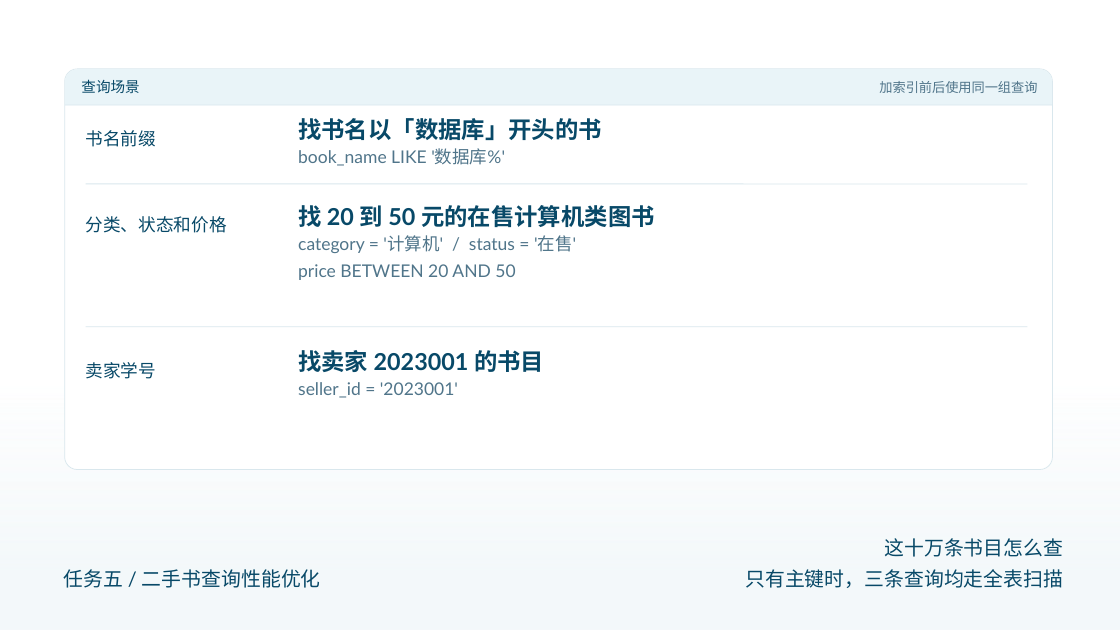
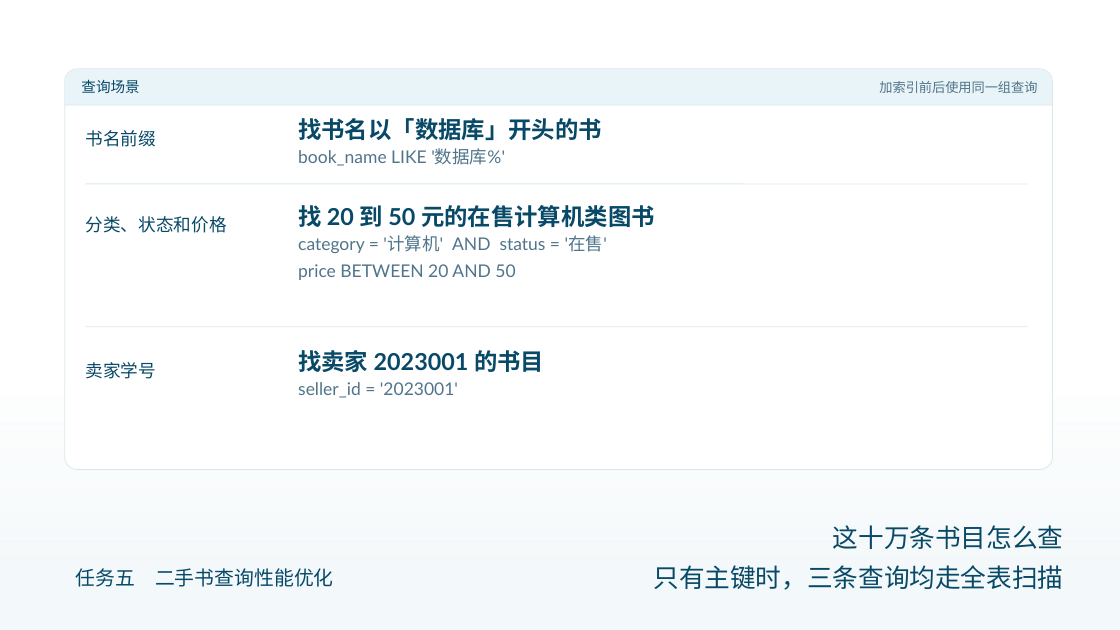
Before and after one commit to AurLemon/pageslip-demo, a slide deck: slide 3 of presentations/task-5-query-optimization.pptx. Drawn at 1120x630 pixels with LibreOffice and Linux fonts; fonts in the diff are those of the drawing. Boxes give left, top, right and bottom in pixels: in the first picture for what was removed or moved away, otherwise in the second. Text is boxed around its words. In the diff, an @@ line names an element or a change of style, - is before the commit and + after.

```diff
--- a/presentations/task-5-query-optimization.pptx
+++ b/presentations/task-5-query-optimization.pptx
@@ text at (298,235,607,253): text changed @@
-category = '计算机' / status = '在售'
+category = '计算机' AND status = '在售'
@@ text "这十万条书目怎么查" at (833,525,1064,549): size 17 to 22 pt @@
@@ text "这十万条书目怎么查": place and size @@
-text "这十万条书目怎么查" at (885,538,1064,557)
+text "这十万条书目怎么查" at (833,525,1064,549)
@@ text at (76,568,334,587): text changed @@
-任务五 / 二手书查询性能优化
+任务五 二手书查询性能优化
@@ text "只有主键时，三条查询均走全表扫描" at (654,565,1064,590): size 17 to 22 pt @@
```
Also in this commit, not shown: 17 other slides changed, 1 other file.
